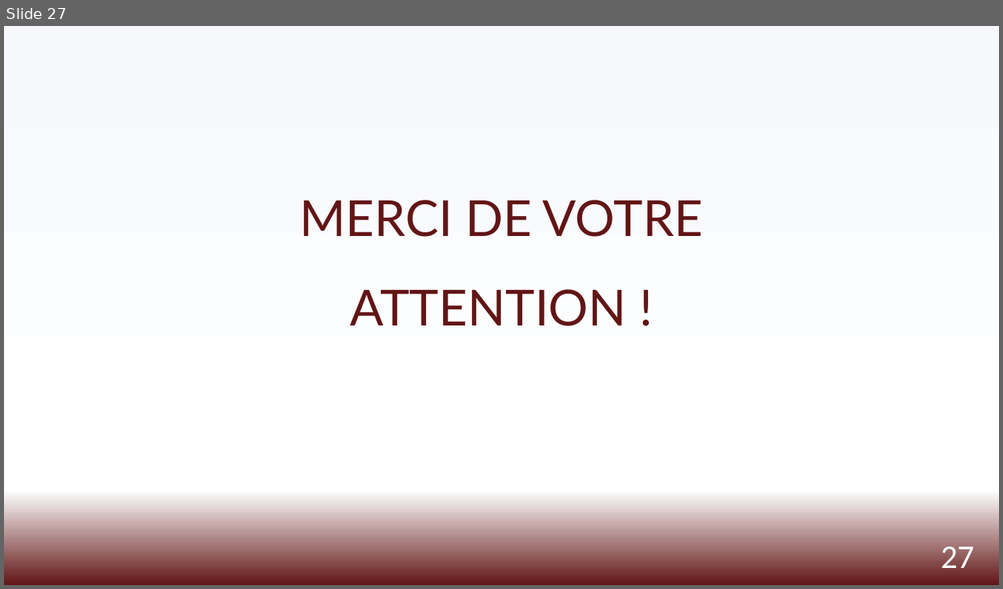
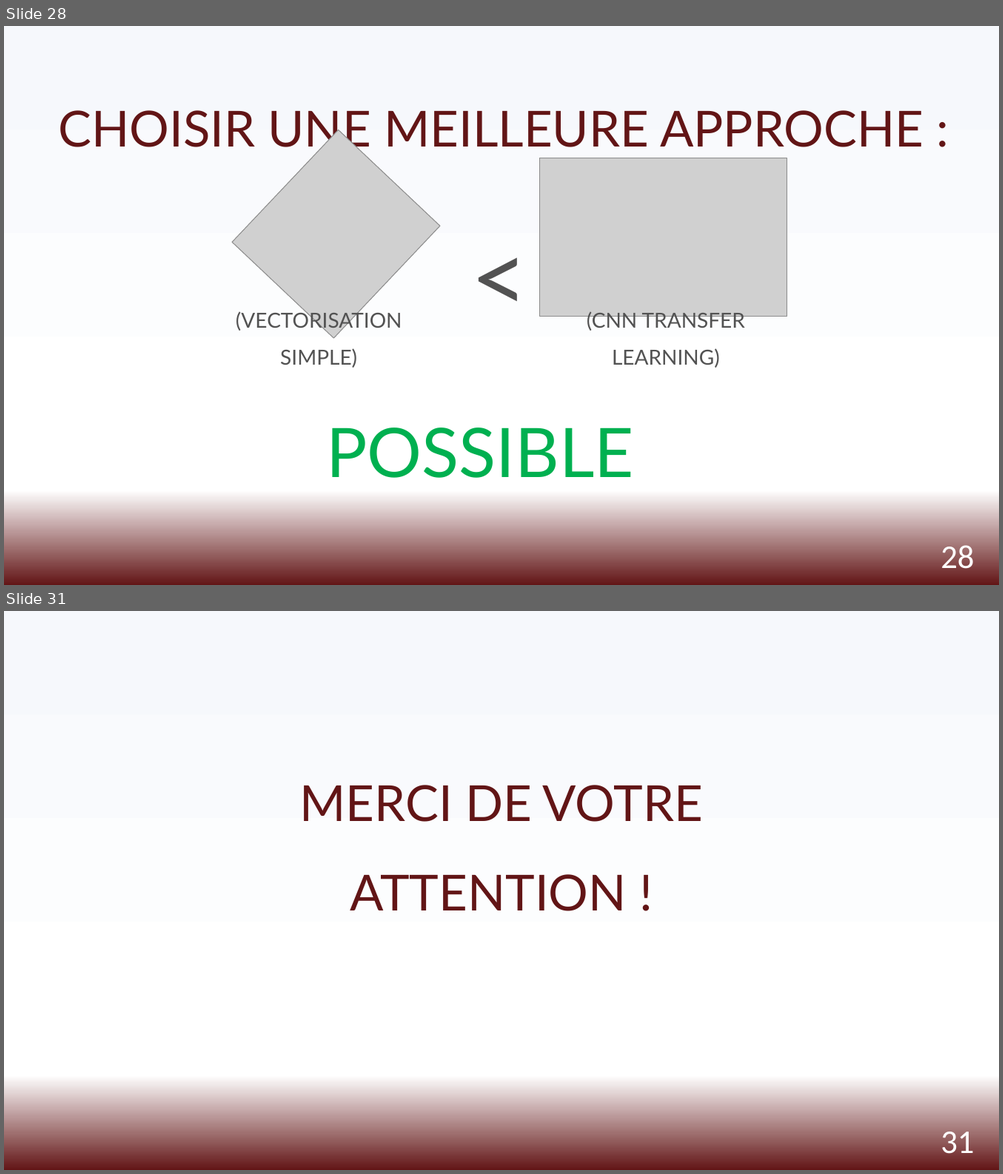
Before and after one commit to viviante79/Projet_8, a slide deck: Ors_Vivian_3_presentation_082022.pptx. Shown one above the other, each under a label of ours: slide 27 before the commit, slides 28 and 31 after it; the slides between them are not shown. The pictures are 1003x589 and 1003x1174 pixels, drawn with LibreOffice and Linux fonts; fonts in the diff are those of the drawing; grey boxes stand for pictures. Boxes give left, top, right and bottom in pixels: in the first picture for what was removed or moved away, otherwise in the second. Text is boxed around its words. In the diff, an @@ line names an element or a change of style, - is before the commit and + after.

```diff
--- a/Ors_Vivian_3_presentation_082022.pptx
+++ b/Ors_Vivian_3_presentation_082022.pptx
@@ slide 28 added at [4, 26, 999, 585], background gradient #F6F8FC to #FFFFFF to #621516 @@
@@ text added at [58, 110, 923, 157], 48 pt, text #621516 @@
+CHOISIR UNE MEILLEURE APPROCHE :
@@ picture added at [232, 130, 440, 338] @@
@@ text added at [464, 150, 519, 237], 96 pt, text #525252 @@
+<
@@ picture added at [540, 158, 787, 316] @@
@@ text added at [236, 310, 402, 368], 20 pt, text #525252 @@
+(VECTORISATION SIMPLE)
@@ text added at [586, 312, 745, 368], 20 pt, text #525252 @@
+(CNN TRANSFER LEARNING)
@@ text added at [326, 428, 634, 478], 66 pt, text #00B050 @@
+POSSIBLE
@@ page number added at [940, 545, 973, 577], 32 pt, text #FFFFFF @@
+28
@@ what was slide 27 is now slide 31 @@
@@ page number at [940, 1132, 973, 1162]: text changed @@
-27
+31
```
Also in this commit, not shown: 1 slide changed, 4 other slides added, 1 slide removed.
